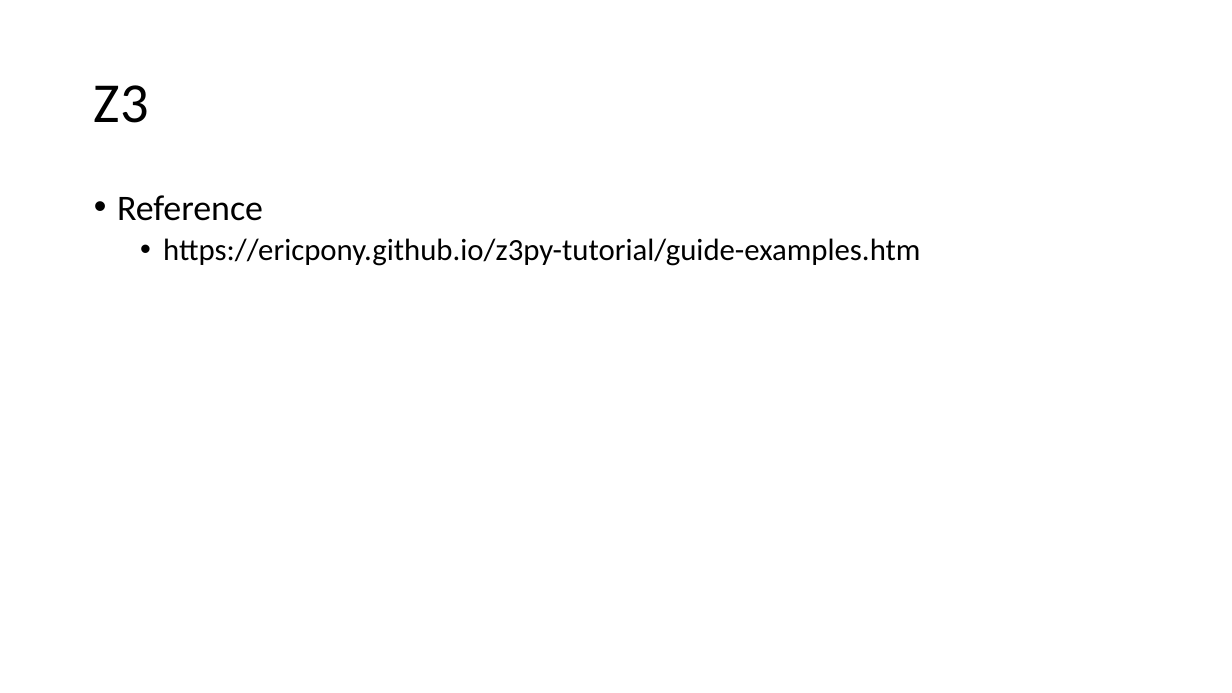
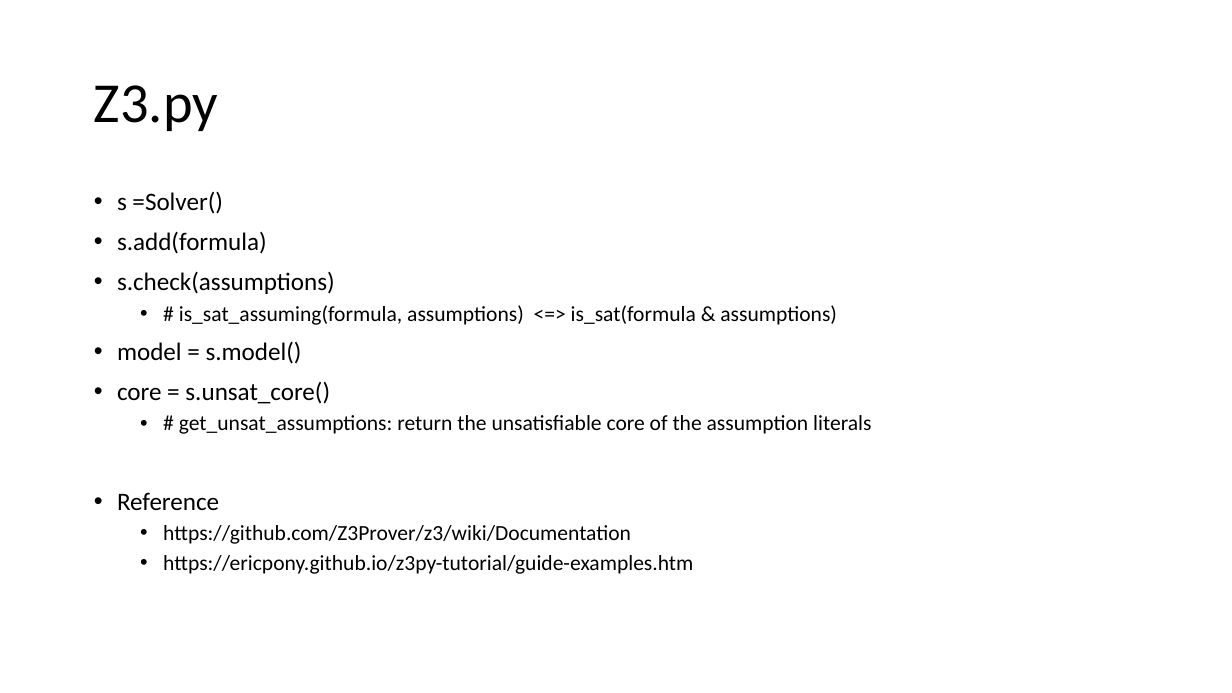
Before and after one commit to bacmive/paper_notes, a slide deck: slide 7 of notes11-sat smt.pptx (slide 8 before the commit). Drawn at 1232x693 pixels with LibreOffice and Linux fonts; fonts in the diff are those of the drawing. Boxes give left, top, right and bottom in pixels: in the first picture for what was removed or moved away, otherwise in the second. Text is boxed around its words. In the diff, an @@ line names an element or a change of style, - is before the commit and + after.

```diff
--- a/notes11-sat smt.pptx
+++ b/notes11-sat smt.pptx
@@ title at (94,85,218,131): text changed @@
-Z3
+Z3.py
@@ text at (117,192,871,434): paragraphs added @@
+• s =Solver()
+• s.add(formula)
+• s.check(assumptions)
+  • # is_sat_assuming(formula, assumptions) <=> is_sat(formula & assumptions)
+• model = s.model()
+• core = s.unsat_core()
+  • # get_unsat_assumptions: return the unsatisfiable core of the assumption literals
@@ text at (117,492,693,574): size 28 to 19.6 pt in "Reference"; size 24 to 16.8 pt in "https://ericpony.github.io/z3py-tutorial/guide-examples.htm" @@
@@ text at (163,525,631,544): paragraph added @@
+  • https://github.com/Z3Prover/z3/wiki/Documentation
```
Also in this commit, not shown: 1 other slide changed, 2 slides added, 2 slides removed.
